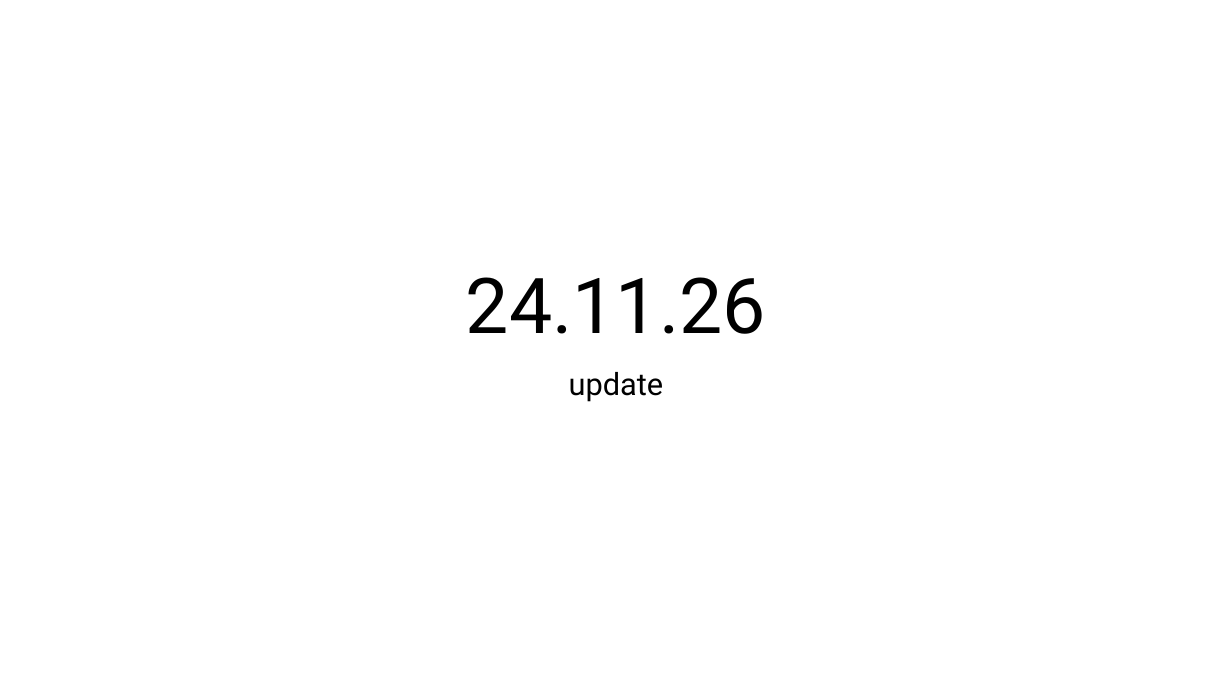
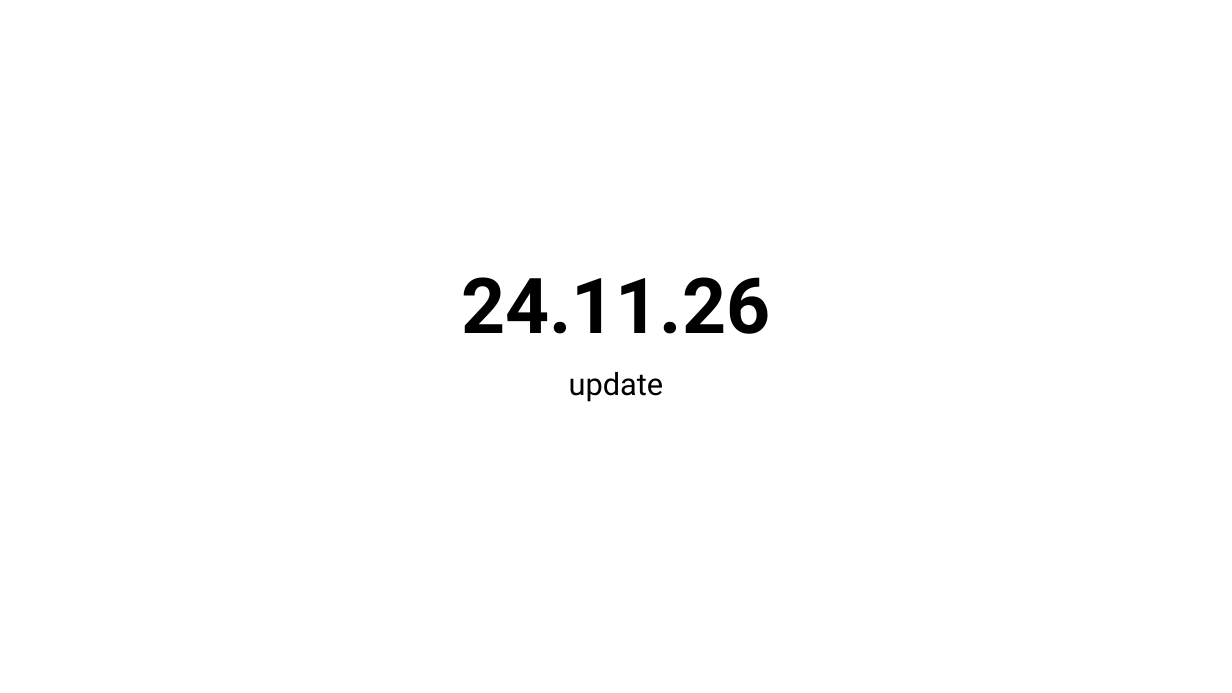
Before and after one commit to philipprichter3/Masters-Thesis, a slide deck: slide 1 of updates/23_11_26meeting/update_24_11_26.pptx. Drawn at 1232x693 pixels with LibreOffice and Linux fonts; fonts in the diff are those of the drawing. Boxes give left, top, right and bottom in pixels: in the first picture for what was removed or moved away, otherwise in the second. Text is boxed around its words. In the diff, an @@ line names an element or a change of style, - is before the commit and + after.

```diff
--- a/updates/23_11_26meeting/update_24_11_26.pptx
+++ b/updates/23_11_26meeting/update_24_11_26.pptx
@@ title "24.11.26" at bbox=[461, 277, 771, 334]: bold on @@
```
Also in this commit, not shown: 2 slides added, 3 other files.
